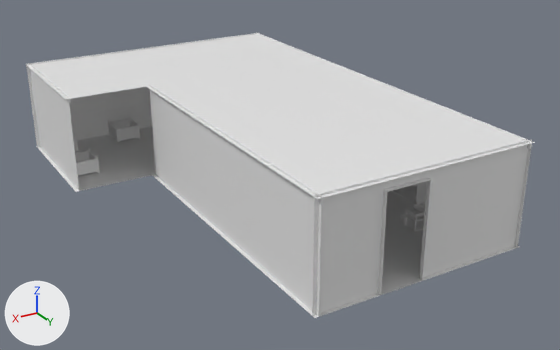
A saved change to the glTF model client/public/assets/rooms/nursery.gltf.
Before and after are seen from a 50 mm lens placed at (14.79, 7.78, 12.85), pointed at (3.74, -10.62, 3.64). Every picture has the same lights, and +X, +Y and +Z are marked at lower left. The older version comes first. Where no turn or scale is listed for an object, it has been applied to the vertices.

The scene before the commit, as lines of its bpy script (objects in view):
```python
me_ceiling_0 = bpy.data.meshes.new('ceiling_0')
me_ceiling_0.from_pydata([(-3.25, 7.0, 0.0), (3.25, 7.0, 0.0), (3.25, -7.0, 0.0), (-3.25, -7.0, 0.0)], [], [(0, 1, 2), (0, 2, 3)])
me_ceiling_0.materials.append(mat_worn_cracked_plaster)  # its picture is missing
me_panel_4 = bpy.data.meshes.new('panel_4')
me_panel_4.from_pydata(...)  # a box spanning x -0.01..0.01, y -2.25..2.25, z -0.45..0.45
me_panel_4.materials.append(mat_door_paint_green)  # its picture is missing
me_skirt_7 = bpy.data.meshes.new('skirt_7')
me_skirt_7.from_pydata(...)  # a box spanning x -0.01..0.01, y -3.0..3.0, z -0.08..0.08
me_skirt_7.materials.append(mat_dark_wood)  # its picture is missing
ob_ceiling_0 = bpy.data.objects.new('ceiling_0', me_ceiling_0)
ob_ceiling_0.location = (3.25, -11.5, 5.95)
ob_panel_4 = bpy.data.objects.new('panel_4', me_panel_4)
ob_panel_4.location = (8.89, -16.25, 3.45)
ob_skirt_7 = bpy.data.objects.new('skirt_7', me_skirt_7)
ob_skirt_7.location = (6.38, -11.0, 3.08)
# also in view: 'panel_0' at (1.62, -4.61, 3.45); 'wall_3' at (7.75, -18.4, 4.95); 'panel_7' at (6.39, -11.0, 3.45); 'wall_4' at (8.9, -16.25, 4.95); 'pl_3_door_paint_green.001' at (6.0, -17.8, 3.3)
```
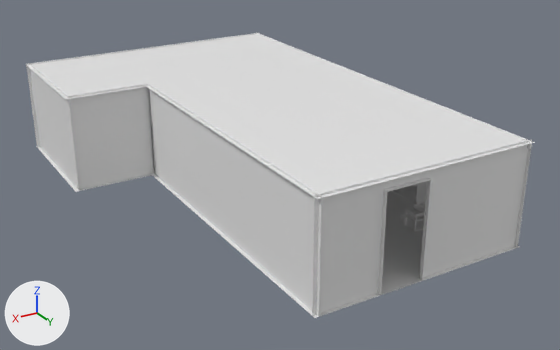
Location of each change, [x1, y1, x2, y2] in pixels of the pictures (560 x 350 px):
'wall_8', added
    after: [67, 84, 152, 162]
'panel_8', added
    after: [75, 148, 153, 188]
'skirt_8', added
    after: [77, 169, 154, 189]
'crown_8', added
    after: [67, 87, 148, 102]
'floor_1', unchanged, covered by the edit
    before: [36, 135, 151, 192]
    after: [36, 146, 151, 192]
'wall_2', unchanged, covered by the edit
    before: [98, 33, 260, 110]
    after: [98, 33, 260, 103]
'wall_3', unchanged, covered by the edit
    before: [26, 54, 104, 122]
    after: [26, 54, 98, 122]

The change, as a list of edits to the scene's bpy script:
```text
Add me_wall_8:
    me_wall_8.from_pydata([(-1.25, 0.0, -1.05), (1.25, 0.0, -1.05), (1.25, 0.0, 1.05), (-1.25, 0.0, 1.05)], [], [(0, 1, 2), (0, 2, 3)])
    me_wall_8.materials.append(mat_wallpaper_primrose)  # its picture is missing
Add me_skirt_8:
    me_skirt_8.from_pydata(...)  # a box spanning x -1.25..1.25, y -0.01..0.01, z -0.08..0.08
    me_skirt_8.materials.append(mat_dark_wood)  # its picture is missing
Add me_panel_8:
    me_panel_8.from_pydata(...)  # a box spanning x -1.25..1.25, y -0.01..0.01, z -0.45..0.45
    me_panel_8.materials.append(mat_door_paint_green)  # its picture is missing
Add me_crown_8:
    me_crown_8.from_pydata(...)  # a box spanning x -1.25..1.25, y -0.03..0.03, z -0.07..0.07
    me_crown_8.materials.append(mat_dark_wood)  # its picture is missing
Add ob_wall_8:
    ob_wall_8 = bpy.data.objects.new('wall_8', me_wall_8)
    ob_wall_8.location = (7.65, -14.1, 4.95)
Add ob_skirt_8:
    ob_skirt_8 = bpy.data.objects.new('skirt_8', me_skirt_8)
    ob_skirt_8.location = (7.65, -14.12, 3.08)
Add ob_panel_8:
    ob_panel_8 = bpy.data.objects.new('panel_8', me_panel_8)
    ob_panel_8.location = (7.65, -14.11, 3.45)
Add ob_crown_8:
    ob_crown_8 = bpy.data.objects.new('crown_8', me_crown_8)
    ob_crown_8.location = (7.65, -14.14, 5.88)
```
